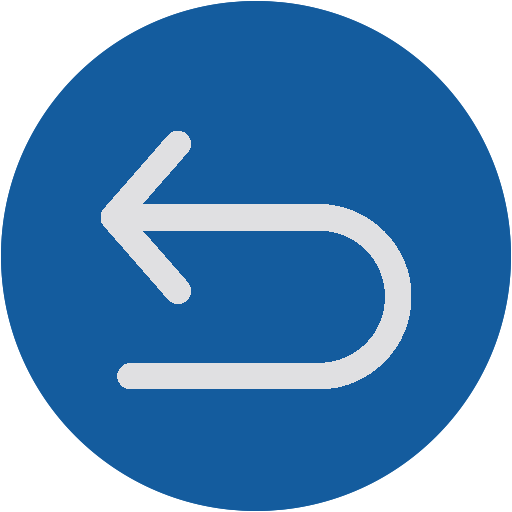
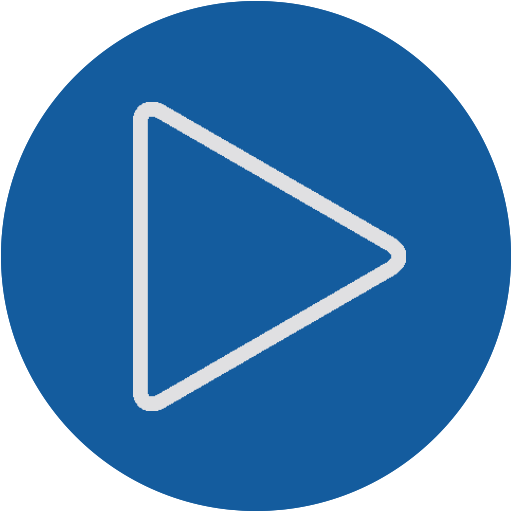
Before/after of a 512 x 512 layered artwork. What changed in the layer stack:
added layer "play-button" above "back" over (133, 102, 406, 411)
hid "back" over (101, 131, 411, 389)
